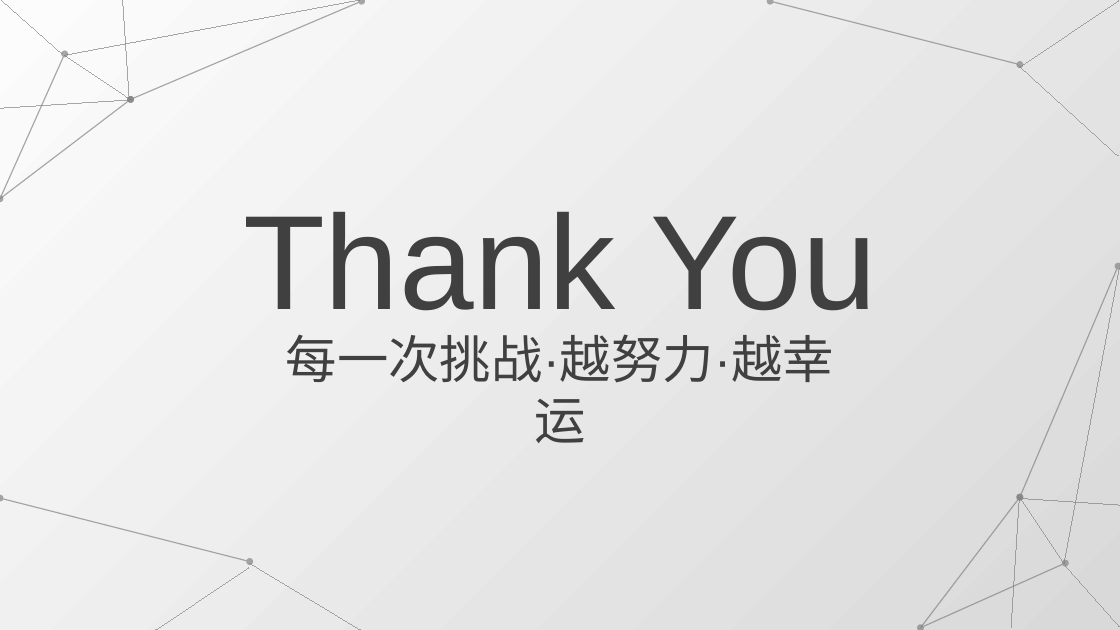
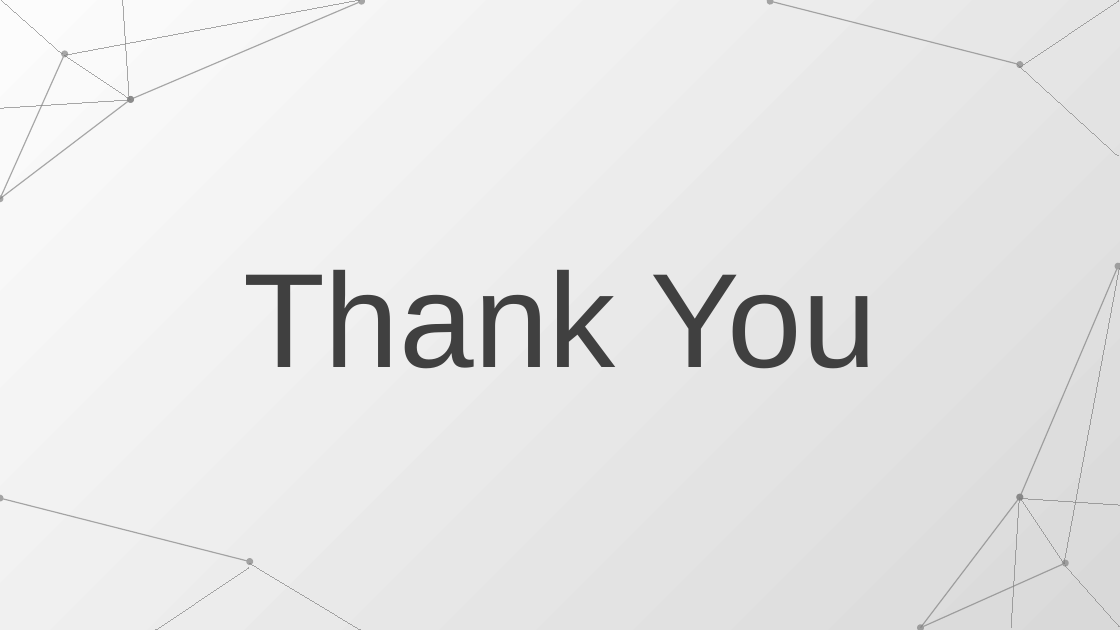
Before and after one commit to kilotron/database_course_design, a slide deck: slide 7 of 展示ppt.pptx. Drawn at 1120x630 pixels with LibreOffice and Linux fonts; fonts in the diff are those of the drawing; background and template pictures are left out. Boxes give left, top, right and bottom in pixels: in the first picture for what was removed or moved away, otherwise in the second. Text is boxed around its words. In the diff, an @@ line names an element or a change of style, - is before the commit and + after.

```diff
--- a/展示ppt.pptx
+++ b/展示ppt.pptx
@@ text "Thank You": place and size @@
-text "Thank You" at bbox=[243, 212, 877, 311]
+text "Thank You" at bbox=[243, 270, 877, 369]
@@ text removed at bbox=[286, 334, 834, 383] @@
-每一次挑战·越努力·越幸运
```
Also in this commit, not shown: 1 other slide changed.
